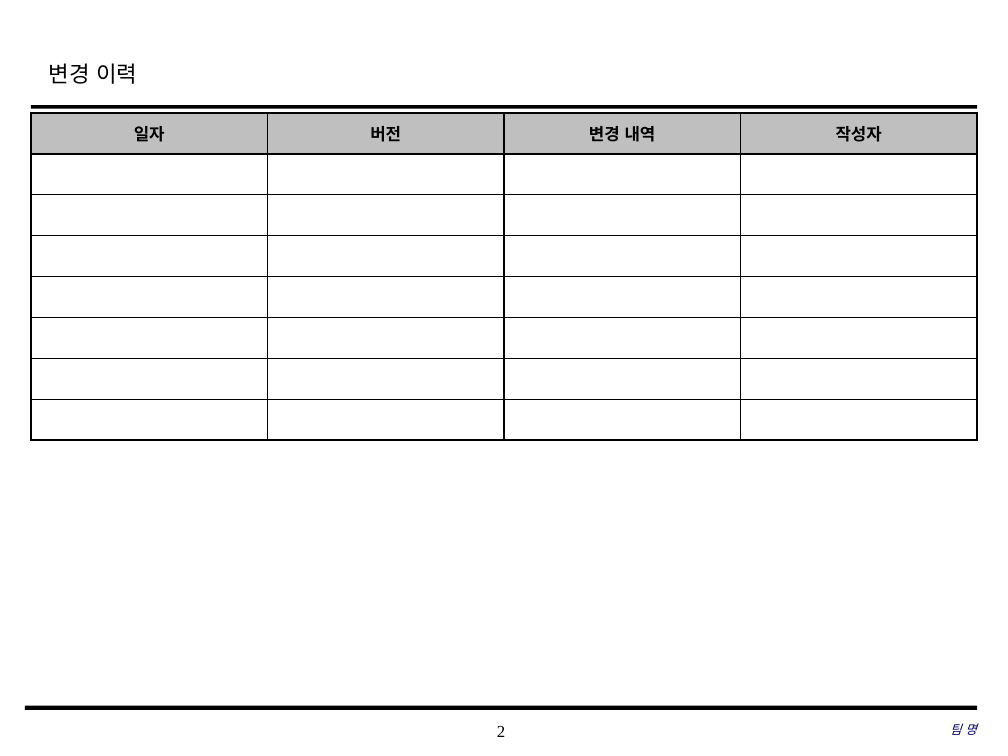
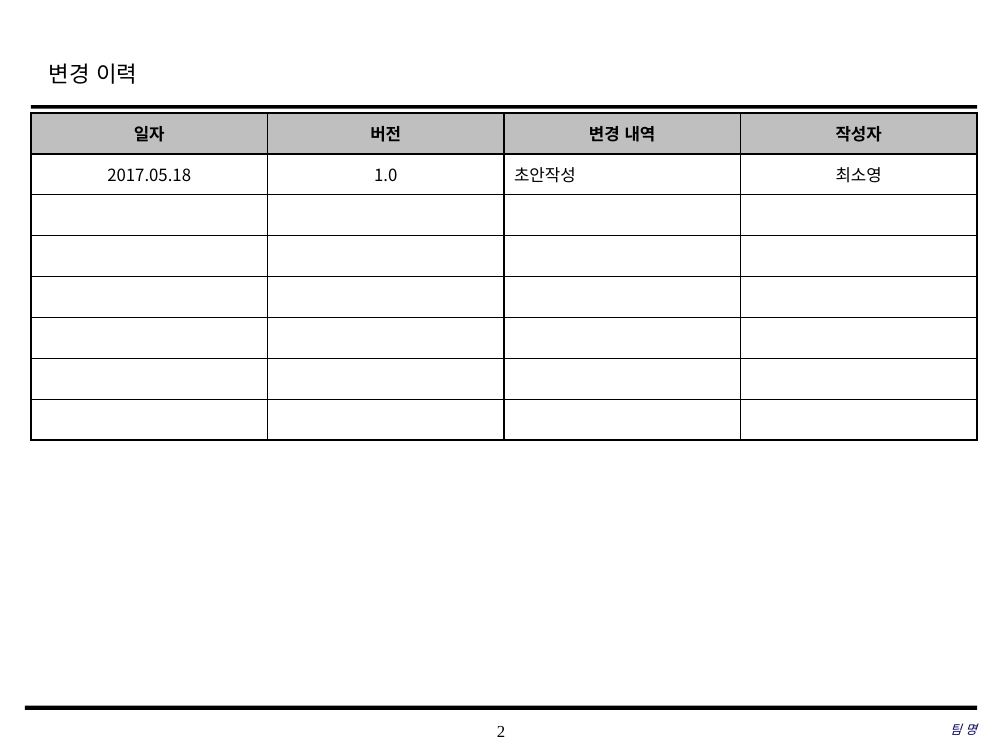
Before and after one commit to SE-admin/SE2017_2_mousai, a slide deck: slide 2 of doc/3_ 설계서/UI Design Template.pptx. Drawn at 1008x756 pixels with LibreOffice and Linux fonts; fonts in the diff are those of the drawing; background and template pictures are left out. Boxes give left, top, right and bottom in pixels: in the first picture for what was removed or moved away, otherwise in the second. Text is boxed around its words. In the diff, an @@ line names an element or a change of style, - is before the commit and + after.

```diff
--- a/doc/3_ 설계서/UI Design Template.pptx
+++ b/doc/3_ 설계서/UI Design Template.pptx
@@ table at [31,113,979,439] @@
+row 2: 2017.05.18 | 1.0 | 초안작성 | 최소영
-row 8:  |  |  | 
```
Also in this commit, not shown: 1 other slide changed, 1 slide added, 1 slide removed.
